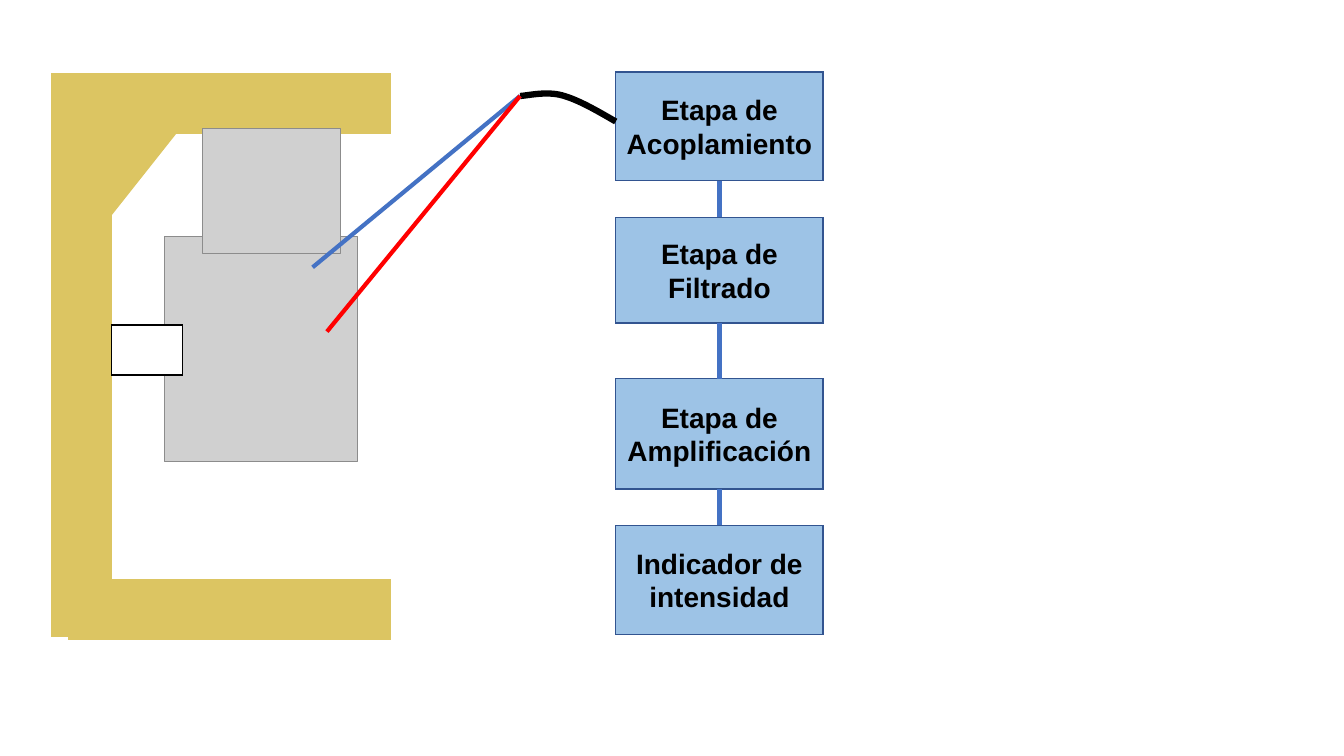
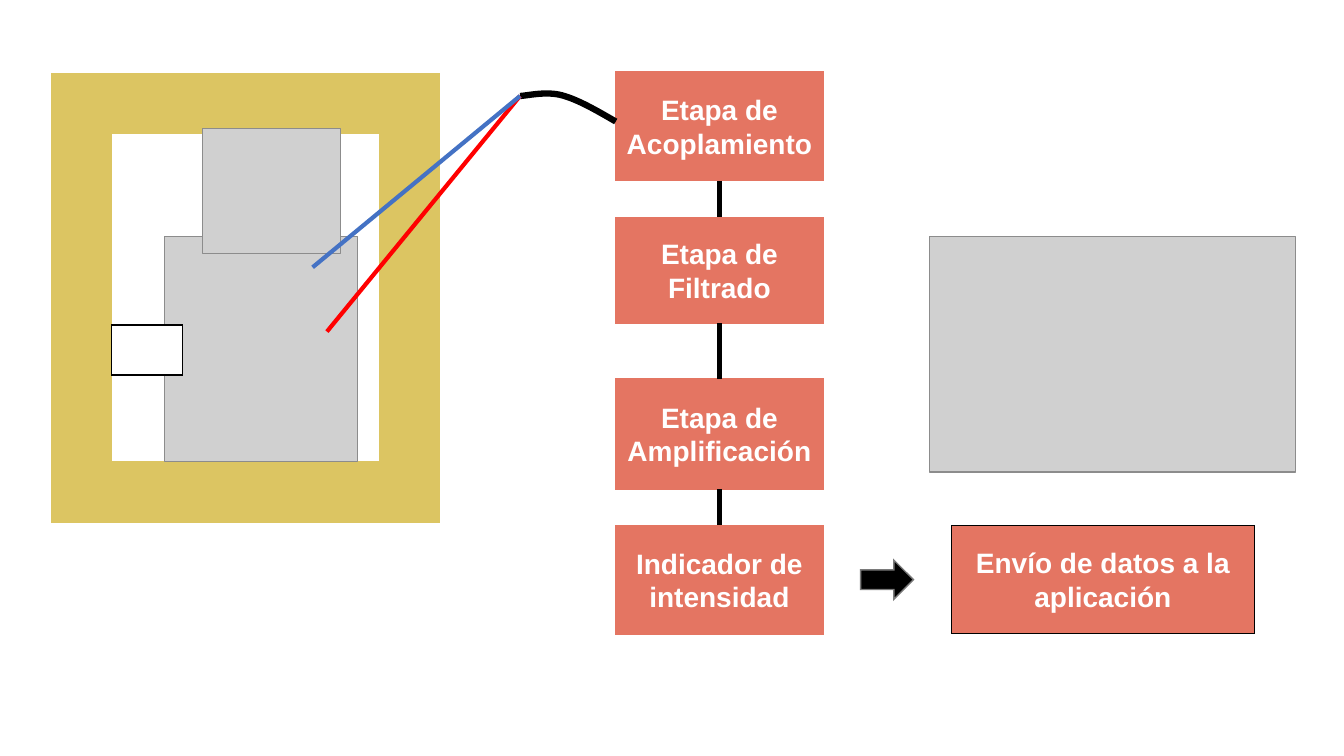
Before and after one commit to abiisnn/Instrumentacion, a slide deck: slide 2 of Geofono/Presentacion-Images.pptx. Drawn at 1344x756 pixels with LibreOffice and Linux fonts; fonts in the diff are those of the drawing; grey boxes stand for pictures. Boxes give left, top, right and bottom in pixels: in the first picture for what was removed or moved away, otherwise in the second. Text is boxed around its words. In the diff, an @@ line names an element or a change of style, - is before the commit and + after.

```diff
--- a/Geofono/Presentacion-Images.pptx
+++ b/Geofono/Presentacion-Images.pptx
@@ triangle removed at <box>27,53,201,245</box> @@
@@ rectangle: place and size @@
-rectangle at <box>51,74,111,636</box>
+rectangle at <box>51,74,111,511</box>
@@ rectangle: place and size @@
-rectangle at <box>69,74,390,133</box>
+rectangle at <box>69,74,440,134</box>
@@ rectangle added at <box>379,117,439,522</box>, fill #DCC562, outline #DCC562 1 pt @@
@@ line (720, 180) - (720, 218): stroke #4472C4 3 pt to #000000 3 pt @@
@@ picture added at <box>930,237,1296,473</box> @@
@@ line (720, 324) - (720, 379): stroke #4472C4 3 pt to #000000 3 pt @@
@@ rectangle: place and size @@
-rectangle at <box>69,581,390,640</box>
+rectangle at <box>51,462,440,521</box>
@@ line (720, 489) - (720, 525): stroke #4472C4 3 pt to #000000 3 pt @@
@@ text colour #000000 to #FFFFFF; fill #9DC3E6 to #E47562; outline #325491 1 pt to #E47562 1 pt in 4 elements at <box>616,72,824,180</box>, <box>616,218,824,324</box>, <box>616,379,824,489</box>, <box>616,525,824,634</box> @@
@@ rectangle added at <box>951,525,1254,633</box>, fill #E47562, outline #000000 0.5 pt, 20 pt, text #FFFFFF, bold @@
+Envío de datos a la aplicación
@@ right arrow added at <box>861,561,913,600</box>, fill #000000, outline #7A7A7A 1 pt @@
```
Also in this commit, not shown: 1 slide added, 15 other files.
